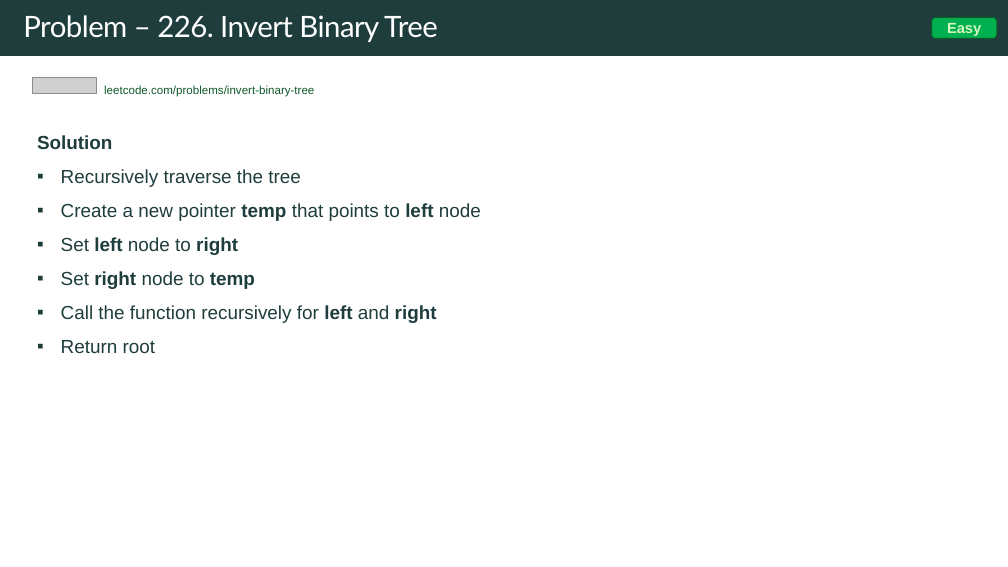
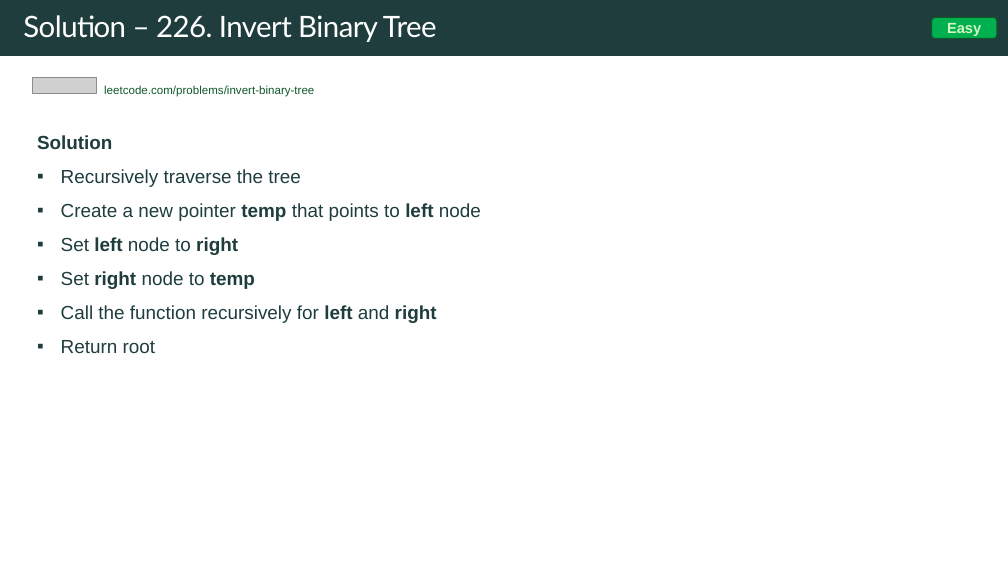
Before and after one commit to rfdavid/coding-interview-handbook-cpp, a slide deck: slide 169 of Algorithm and problem Solving Cheatsheet.pptm (slide 157 before the commit). Drawn at 1008x567 pixels with LibreOffice and Linux fonts; fonts in the diff are those of the drawing; grey boxes stand for pictures. Boxes give left, top, right and bottom in pixels: in the first picture for what was removed or moved away, otherwise in the second. Text is boxed around its words. In the diff, an @@ line names an element or a change of style, - is before the commit and + after.

Commit message:
added more problems

```diff
--- a/Algorithm and problem Solving Cheatsheet.pptm
+++ b/Algorithm and problem Solving Cheatsheet.pptm
@@ title at bbox=[23, 15, 437, 42]: text changed @@
-Problem – 226. Invert Binary Tree
+Solution – 226. Invert Binary Tree
```
Also in this commit, not shown: 21 other slides changed, 27 slides added, 14 other files.
